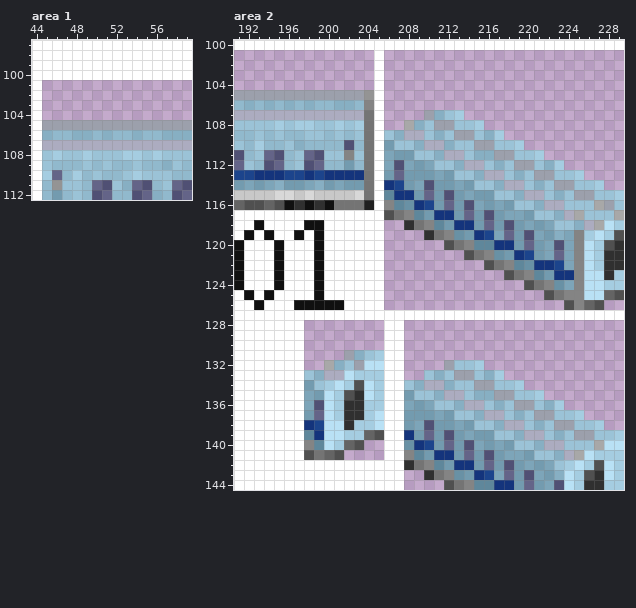
Two versions of one pixel-art file, src/trains/n700_series/gfx/n700_series.aseprite. The picture above is the old version.
309x301 pixels, 1 frame. Pixels under 10% opacity are left out. Colours within 5 levels of each other are drawn and written as one. Shown: area 1: x 44..59, y 97..112; area 2: x 191..229, y 100..144. The commit also changed other parts of the picture, which this record leaves out.
The same view after the edit:
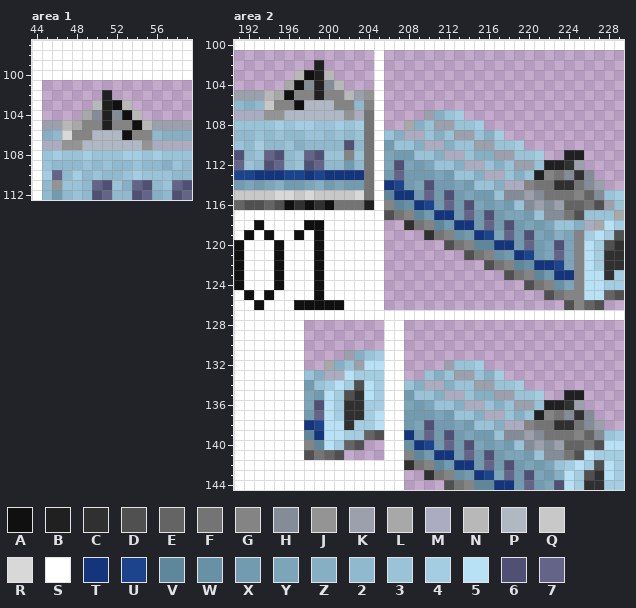
Palette (. is transparent): A #101010  B #202020  C #303030  D #505050  E #646464  F #747474  G #848484  H #848c98  J #949494  K #9ca0ac  L #a8a8a8  M #acacc0  N #b8b8b8  P #b0b8c4  Q #c8c8c8  R #d8d8d8  S #ffffff  T #14347c  U #1c448c  V #5f879b  W #6991a5  X #739baf  Y #7da5b9  Z #87afc3  2 #91b9cd  3 #9bc3d7  4 #a5cde1  5 #b9e1f5  6 #505074  7 #646488
Edits made:
layer "Panto" now shown
Changed rows in their new state; - is an unchanged pixel.
Area 1, layer "Panto":
first column x 47:
102 ----B----
103 ---NBAN--
104 --LHBHAN-
105 NLGGBGGAN
106 RGGPPPAGG
107 JJPPPPPPJ
Area 2, layer "Panto":
first column x 194:
102 -----B---
103 ---NABN--
104 --LAHBHN-
105 NLAGGBGGN
106 QGGAPPPGG
107 JJPPPPPPJ
first column x 218:
111 ------BB--
112 ----BBCK--
113 ---BGFHCH-
114 --GFFCCFHK
115 HHKHFFFGEH
116 --HKHKEEFD
117 ----HHFD--
first column x 218:
135 ------BB--
136 ----BBCK--
137 ---BGFHCH-
138 --GFFCCFHK
139 HHKHFFFGEH
140 --HKHKEEFD
141 ----HHFD--
Where, in picture pixels (left, top, right, bottom), the same in both pictures:
changed: (62, 90, 152, 150)
changed: (264, 60, 354, 120)
changed: (504, 150, 604, 220)
changed: (504, 390, 604, 460)
